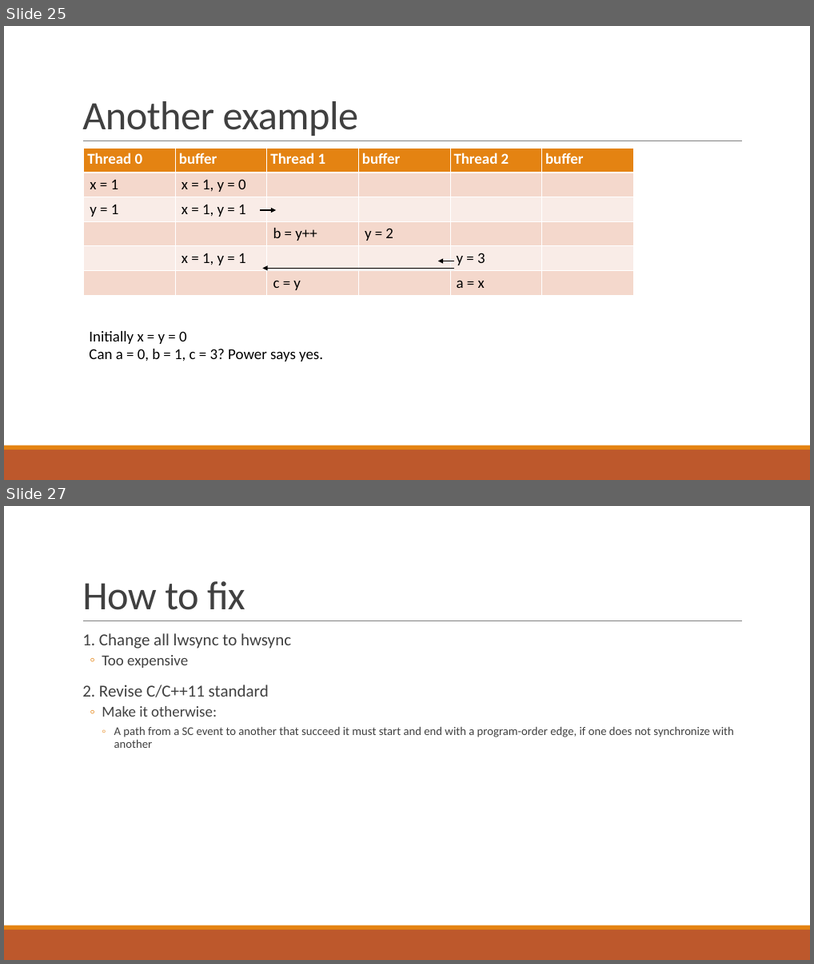
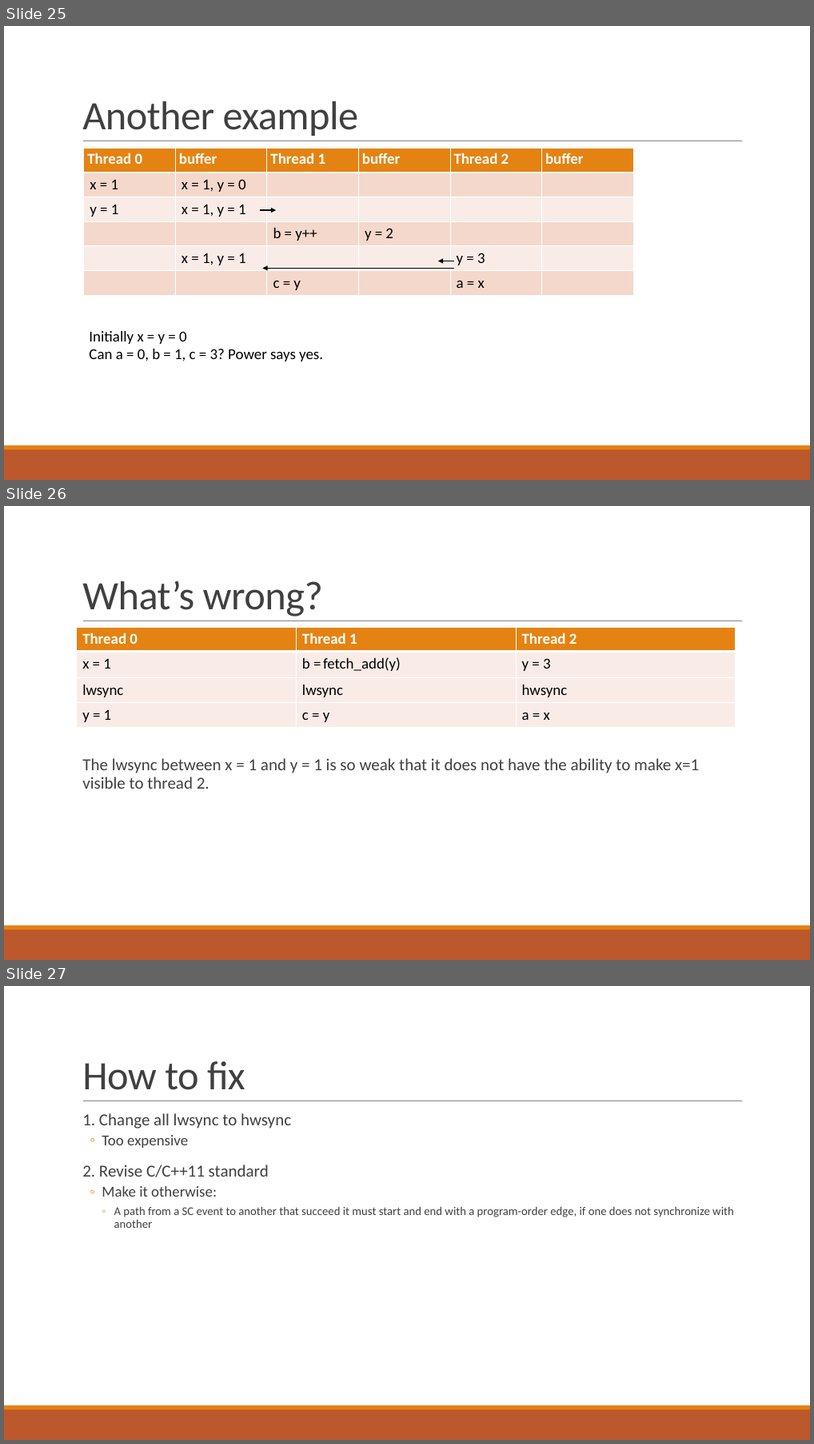
Before and after one commit to noirgif/2018s-final-projects, a slide deck: 06-Memory Access/fopl-pres.pptx. Shown one above the other, each under a label of ours: slides 25 and 27 before the commit, slides 25, 26 and 27 after it; the slides between them are not shown. The pictures are 814x964 and 814x1444 pixels, drawn with LibreOffice and Linux fonts; fonts in the diff are those of the drawing. Boxes give left, top, right and bottom in pixels: in the first picture for what was removed or moved away, otherwise in the second. Text is boxed around its words. In the diff, an @@ line names an element or a change of style, - is before the commit and + after.

```diff
--- a/06-Memory Access/fopl-pres.pptx
+++ b/06-Memory Access/fopl-pres.pptx
@@ slide 26 added at [4, 506, 810, 960], background #FFFFFF; not listed: 3 template elements that a slide beside it also shows @@
@@ title added at [82, 580, 323, 616], 48 pt, text #404040 @@
+What’s wrong?
@@ table added at [77, 627, 735, 725], 4 rows, 3 columns @@
+Thread 0 | Thread 1 | Thread 2
+x = 1 | b = fetch_add(y) | y = 3
+lwsync | lwsync | hwsync
+y = 1 | c = y | a = x
@@ text added at [82, 758, 699, 788], 20 pt, text #404040 @@
+  The lwsync between x = 1 and y = 1 is so weak that it does not have the ability to make x=1 visible to thread 2.
```
Also in this commit, not shown: 4 slides changed.
